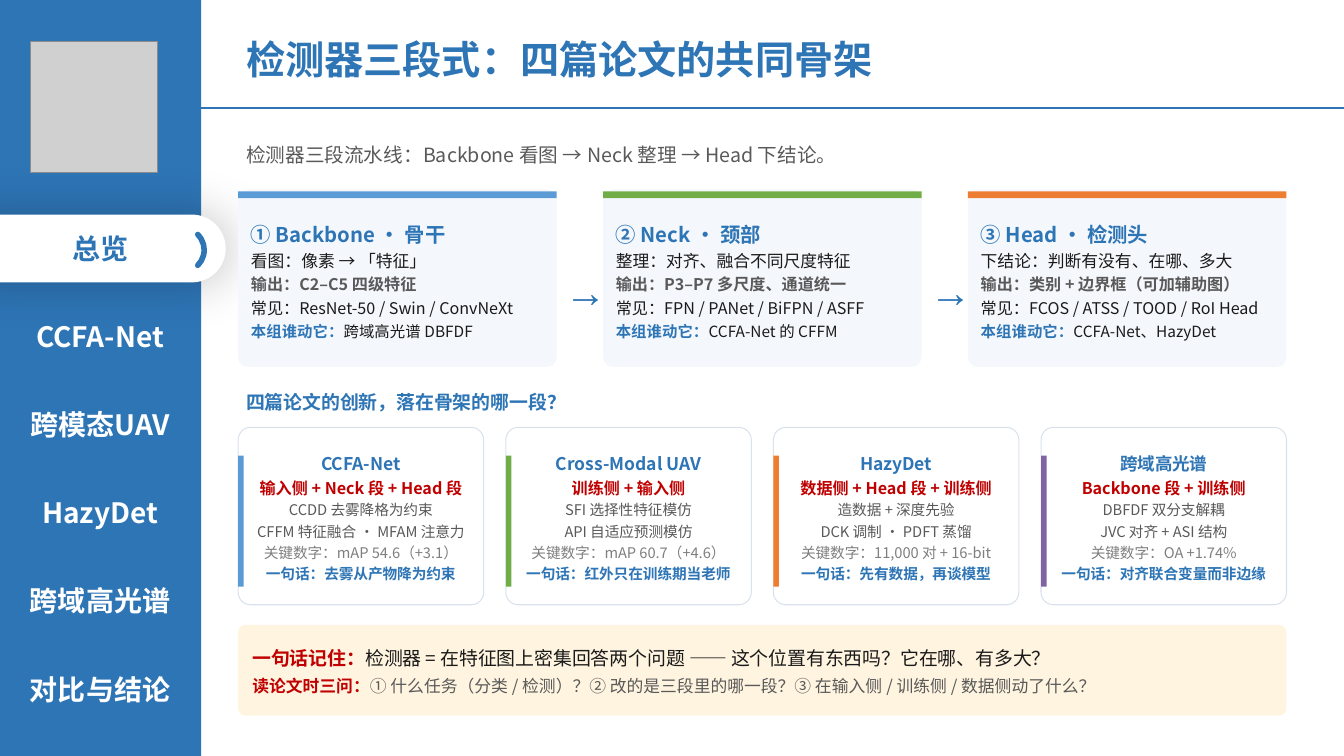
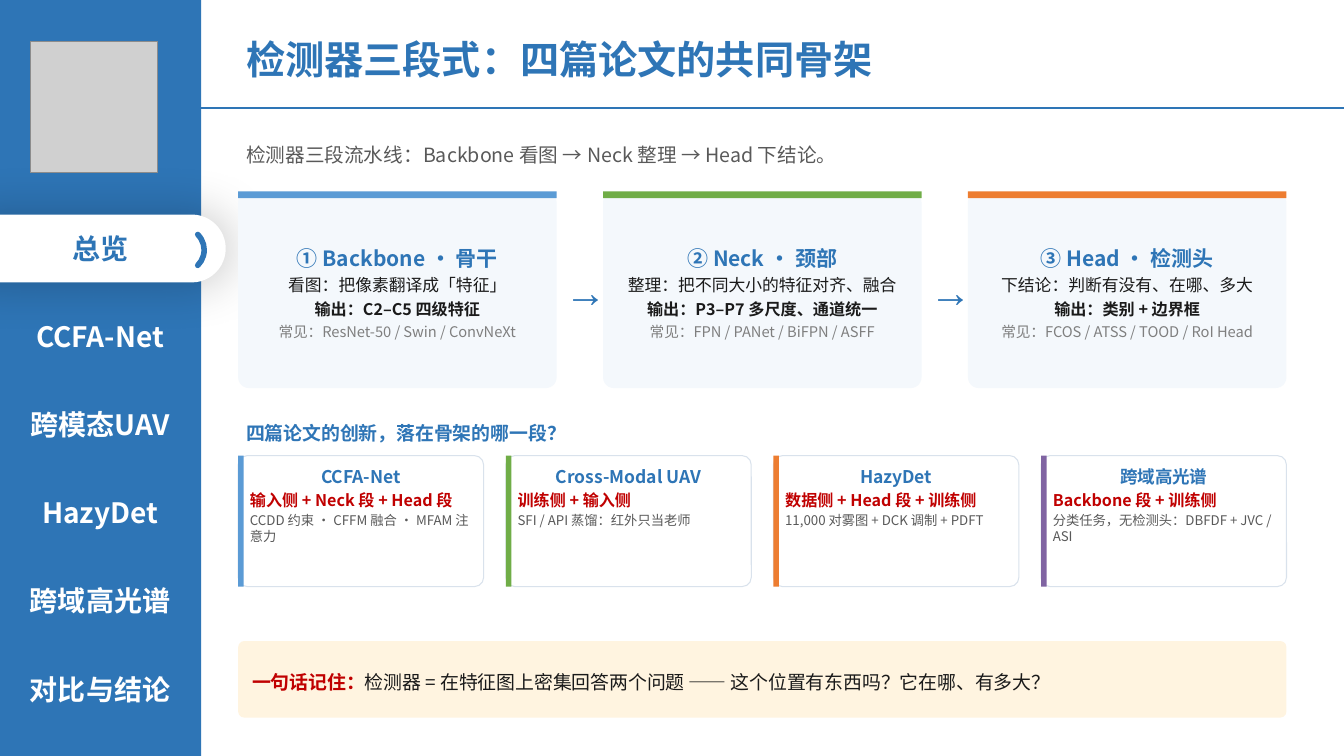
Before and after one commit to 139876/paper-notes, a slide deck: slide 3 of 论文精读/3-HazyDet精读/附件/四篇论文-组会汇报.pptx. Drawn at 1344x756 pixels with LibreOffice and Linux fonts; fonts in the diff are those of the drawing; grey boxes stand for pictures. Boxes give left, top, right and bottom in pixels: in the first picture for what was removed or moved away, otherwise in the second. Text is boxed around its words. In the diff, an @@ line names an element or a change of style, - is before the commit and + after.

```diff
--- a/论文精读/3-HazyDet精读/附件/四篇论文-组会汇报.pptx
+++ b/论文精读/3-HazyDet精读/附件/四篇论文-组会汇报.pptx
@@ rounded rectangle "① Backbone · 骨干": place and size @@
-rounded rectangle "① Backbone · 骨干" at <box>238,190,557,367</box>
+rounded rectangle "① Backbone · 骨干" at <box>238,192,557,388</box>
@@ rounded rectangle "② Neck · 颈部": place and size @@
-rounded rectangle "② Neck · 颈部" at <box>603,190,922,367</box>
+rounded rectangle "② Neck · 颈部" at <box>603,192,922,388</box>
@@ rounded rectangle "③ Head · 检测头": place and size @@
-rounded rectangle "③ Head · 检测头" at <box>968,190,1287,367</box>
+rounded rectangle "③ Head · 检测头" at <box>968,192,1287,388</box>
@@ text in rounded rectangle at <box>279,248,516,338</box>: size 14.5 to 15 pt in "① Backbone · 骨干"; text colour #595959 to #1A1A1A in "输出：C2–C5 四级特征"; size 11.5 to 10.5 pt, text colour #1A1A1A to #7F7F7F in "常见：ResNet-50 / Swin / ConvNeXt"; alignment left to centre @@
@@ text in rounded rectangle at <box>1001,248,1253,338</box>: size 14.5 to 15 pt in "③ Head · 检测头"; size 11.5 to 10.5 pt, text colour #1A1A1A to #7F7F7F in "常见：FCOS / ATSS / TOOD / RoI ..."; alignment left to centre @@
@@ text in rounded rectangle at <box>288,276,506,293</box>: text changed @@
-看图：像素 → 「特征」
+看图：把像素翻译成「特征」
@@ text in rounded rectangle at <box>628,277,897,293</box>: text changed @@
-整理：对齐、融合不同尺度特征
+整理：把不同大小的特征对齐、融合
@@ text in rounded rectangle at <box>251,324,472,339</box>: paragraph removed @@
-本组谁动它：跨域高光谱 DBFDF
@@ text in rounded rectangle at <box>616,324,837,339</box>: paragraph removed @@
-本组谁动它：CCFA-Net 的 CFFM
@@ text in rounded rectangle at <box>647,301,877,338</box>: size 14.5 to 15 pt in "② Neck · 颈部"; text colour #595959 to #1A1A1A in "输出：P3–P7 多尺度、通道统一"; size 11.5 to 10.5 pt, text colour #1A1A1A to #7F7F7F in "常见：FPN / PANet / BiFPN / ASFF"; alignment left to centre @@
@@ text in rounded rectangle at <box>981,324,1216,341</box>: paragraph removed @@
-本组谁动它：CCFA-Net、HazyDet
@@ text in rounded rectangle at <box>1054,301,1200,317</box>: text changed; text colour #595959 to #1A1A1A @@
-输出：类别 + 边界框（可加辅助图）
+输出：类别 + 边界框
@@ text "四篇论文的创新，落在骨架的哪一段？": place and size @@
-text "四篇论文的创新，落在骨架的哪一段？" at <box>246,393,566,412</box>
+text "四篇论文的创新，落在骨架的哪一段？" at <box>246,424,566,443</box>
@@ rounded rectangle "CCFA-Net": place and size @@
-rounded rectangle "CCFA-Net" at <box>238,427,484,605</box>
+rounded rectangle "CCFA-Net" at <box>238,456,484,587</box>
@@ text in rounded rectangle at <box>250,470,452,508</box>: line spacing 1.05 to 1; alignment centre to left @@
@@ rounded rectangle "Cross-Modal UAV": place and size @@
-rounded rectangle "Cross-Modal UAV" at <box>506,427,752,605</box>
+rounded rectangle "Cross-Modal UAV" at <box>506,456,752,587</box>
@@ text in rounded rectangle at <box>518,469,702,511</box>: line spacing 1.05 to 1; alignment centre to left @@
@@ rounded rectangle "HazyDet": place and size @@
-rounded rectangle "HazyDet" at <box>773,427,1019,605</box>
+rounded rectangle "HazyDet" at <box>773,456,1019,587</box>
@@ text in rounded rectangle at <box>785,470,976,511</box>: line spacing 1.05 to 1; alignment centre to left @@
@@ vertical alignment middle to top in 4 elements at <box>238,456,484,587</box>, <box>506,456,752,587</box>, <box>773,456,1019,587</box>, <box>1042,456,1288,587</box> @@
@@ rounded rectangle "跨域高光谱": place and size @@
-rounded rectangle "跨域高光谱" at <box>1042,427,1288,605</box>
+rounded rectangle "跨域高光谱" at <box>1042,456,1288,587</box>
@@ text in rounded rectangle at <box>1053,468,1216,511</box>: line spacing 1.05 to 1; alignment centre to left @@
@@ text in rounded rectangle at <box>250,514,468,542</box>: text changed; size 10.5 to 9.5 pt @@
-CCDD 去雾降格为约束
-CFFM 特征融合 · MFAM 注意力
-关键数字：mAP 54.6（+3.1）
-一句话：去雾从产物降为约束
+CCDD 约束 · CFFM 融合 · MFAM 注意力
@@ text in rounded rectangle at <box>518,514,690,526</box>: text changed; size 10.5 to 9.5 pt @@
-SFI 选择性特征模仿
-API 自适应预测模仿
-关键数字：mAP 60.7（+4.6）
-一句话：红外只在训练期当老师
+SFI / API 蒸馏：红外只当老师
@@ text in rounded rectangle at <box>785,514,984,527</box>: text changed; size 10.5 to 9.5 pt @@
-造数据 + 深度先验
-DCK 调制 · PDFT 蒸馏
-关键数字：11,000 对 + 16-bit
-一句话：先有数据，再谈模型
+11,000 对雾图 + DCK 调制 + PDFT
@@ text in rounded rectangle at <box>1053,514,1263,541</box>: text changed; size 10.5 to 9.5 pt @@
-DBFDF 双分支解耦
-JVC 对齐 + ASI 结构
-关键数字：OA +1.74%
-一句话：对齐联合变量而非边缘
+分类任务，无检测头：DBFDF + JVC / ASI
@@ rounded rectangle "一句话记住：检测器 = 在特征图上密集回答两个问题 —— 这个位置有东西吗？它在哪、有多大？": place and size @@
-rounded rectangle "一句话记住：检测器 = 在特征图上密集回答两个问题 —— 这个位置有东西吗？它在哪、有多大？" at <box>238,625,1287,716</box>
+rounded rectangle "一句话记住：检测器 = 在特征图上密集回答两个问题 —— 这个位置有东西吗？它在哪、有多大？" at <box>238,641,1287,718</box>
@@ rounded rectangle "一句话记住：检测器 = 在特征图上密集回答两个问题 —— 这个位置有东西吗？它在哪、有多大？" at <box>238,641,1287,718</box>: line spacing 1.1 to 1.26; less space between paragraphs @@
@@ text in rounded rectangle at <box>252,677,1095,694</box>: paragraph removed @@
-读论文时三问：① 什么任务（分类 / 检测）？② 改的是三段里的哪一段？③ 在输入侧 / 训练侧 / 数据侧动了什么？
```
Also in this commit, not shown: 14 other slides changed.
